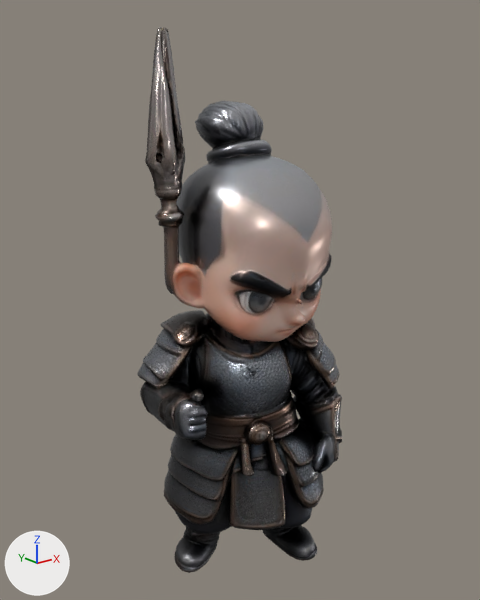
Before and after pictures for a commit that changed the glTF model assets/models/yuan-soldier.glb.
Rendered twice from a 50 mm lens placed at (-1.48, -1.825, 0.815), pointed at (0.002, 0.028, 0.074). The lights are fixed; the arrows at lower left show +X, +Y and +Z. The picture after the commit comes second. Vertices at exactly the same position are counted once.

Before the edit, the objects in view are built like this:
```python
me_mesh_0 = bpy.data.meshes.new('Mesh_0')
me_mesh_0.from_pydata(...)  # 10253 vertices, 20514 faces; spans x -0.39..0.39, y -0.31..0.31, z -1.0..1.0
me_mesh_0.materials.append(mat_material_0)
ob_mesh_0 = bpy.data.objects.new('Mesh_0', me_mesh_0)
ob_mesh_0.location = (0.0, 0.0, 0.0)
```
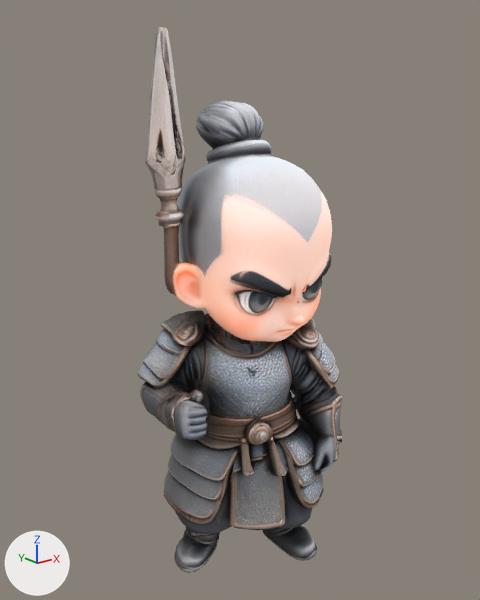
The newer file is also rescaled (x0.85), turned or shifted as a whole; pictures and numbers use the older file's frame.

Changed parts and their boxes (x1, y1, x2, y2) in the pictures (480 x 600 px; the box of a moved part takes in the faces that stretch with it):
part 1 of me_mesh_0, moved or reshaped (mostly hidden): before (159, 161, 310, 431); after (159, 77, 331, 464)
part 2 of me_mesh_0, moved or reshaped (not visible before): after (249, 126, 256, 139)
part 3 of me_mesh_0, recoloured (lighter): (137, 27, 342, 573) in both

The change in detail:
Picture 'texture_0' (img_texture_0) is new.
Material 'Material_1' (mat_material_1) is new.
Uses the picture img_texture_0.
me_mesh_0 is used by ob_mesh_0; location (0.0, 0.0, 0.0).
me_mesh_0 had 10253 vertices, 20514 faces and spanned x -0.39..0.39, y -0.31..0.31, z -1.0..1.0.
me_mesh_0 now has 10285 vertices, 20578 faces and spans x -0.39..0.39, y -0.31..0.31, z -1.0..1.0.
me_mesh_0 part 1: 51 vertices moved within x -0.35..0.33, y -0.29..0.28, z -0.75..0.89; 43 vertices removed from x -0.35..0.34, y -0.29..0.27, z -0.84..0.89; 74 vertices added at x -0.36..0.37, y -0.28..0.3, z -0.85..0.89.
me_mesh_0 part 2: 2 vertices moved within x 0.08..0.12, y 0.13..0.19, z 0.75; 3 vertices removed from x 0.03..0.13, y -0.01..0.19, z 0.66..0.75; 4 vertices added at x 0.03..0.12, y 0.0..0.2, z 0.62..0.75.
me_mesh_0 part 3: 19720 faces spanning x -0.39..0.39, y -0.31..0.31, z -1.0..1.0 switch from mat_material_0 to mat_material_1.
